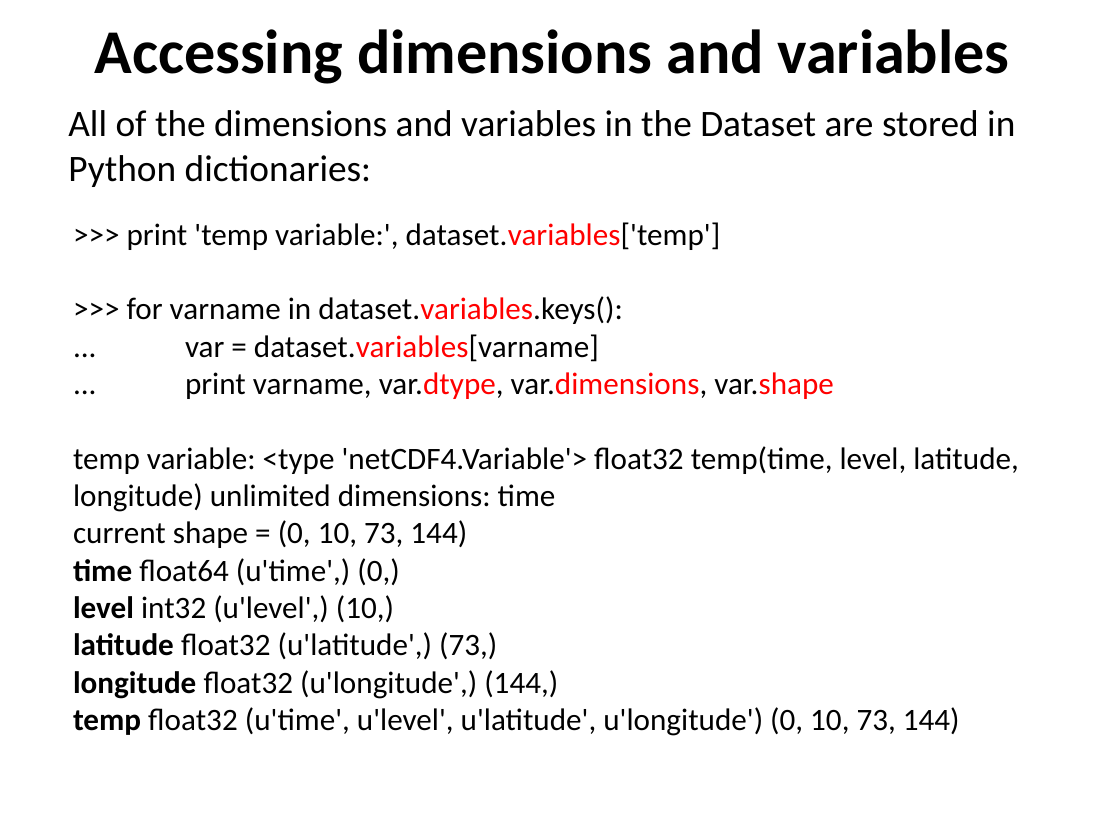
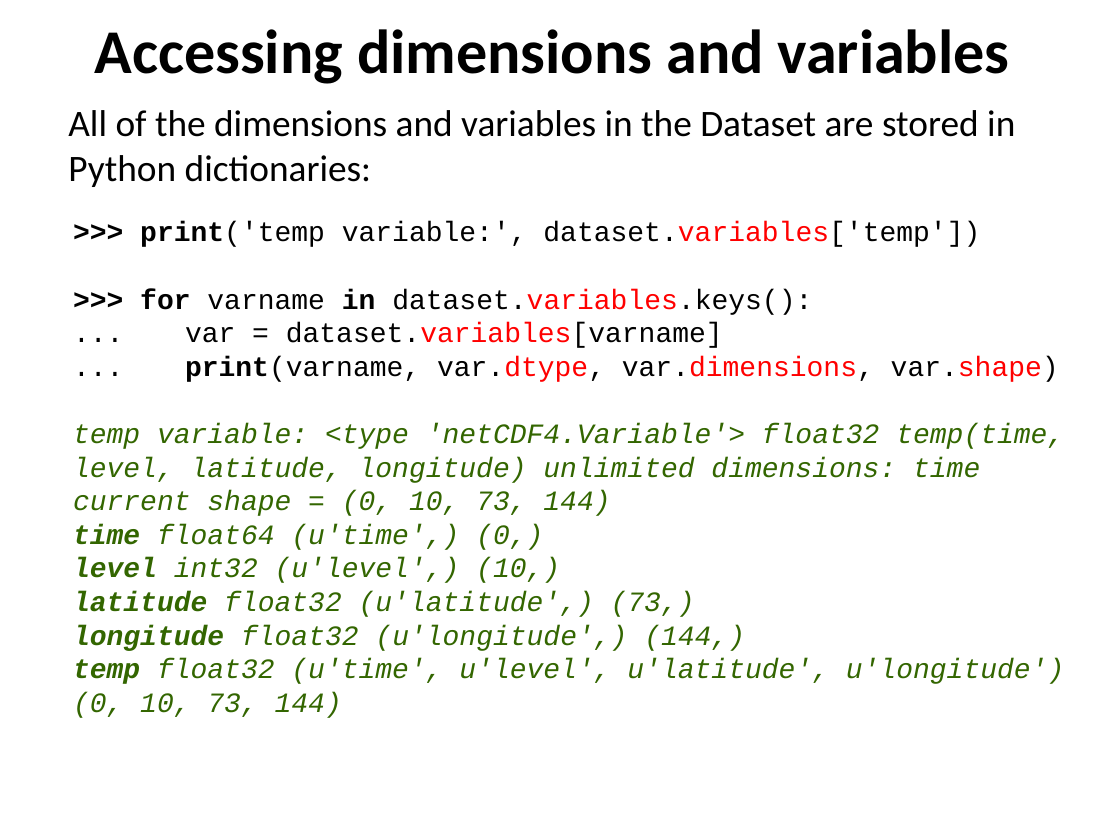
Before and after one commit to ncasuk/ncas-isc, a slide deck: slide 9 of python/presentations/read_write_data/11_create_netcdf_python.ppt. Drawn at 1120x840 pixels with LibreOffice and Linux fonts; fonts in the diff are those of the drawing; background and template pictures are left out. Boxes give left, top, right and bottom in pixels: in the first picture for what was removed or moved away, otherwise in the second. Text is boxed around its words. In the diff, an @@ line names an element or a change of style, - is before the commit and + after.

```diff
--- a/python/presentations/read_write_data/11_create_netcdf_python.ppt
+++ b/python/presentations/read_write_data/11_create_netcdf_python.ppt
@@ text at <box>140,222,980,247</box>: text changed; size 20 to 18 pt; font Calibri to Courier New @@
->>> print 'temp variable:', dataset.variables['temp']
+>>> print('temp variable:', dataset.variables['temp'])
@@ text at <box>73,289,1064,718</box>: size 20 to 18 pt, font Calibri to Courier New in ">>> for varname in dataset.variables.keys():", "... var = dataset.variables[varname]", "temp variable: <type 'netCDF4.Variable'> float32 temp(time,  ...", "current shape = (0, 10, 73, 144)" and 5 more places; bold on in ">>> for in"; text colour #000000 to #336600, italic on in "temp variable: <type 'netCDF4.Variable'> float32 temp(time,  ...", "current shape = (0, 10, 73, 144)", "time float64 (u'time',) (0,)", "level int32 (u'level',) (10,)" and 3 more places @@
@@ text at <box>185,356,1059,382</box>: text changed; size 20 to 18 pt; font Calibri to Courier New @@
-... print varname, var.dtype, var.dimensions, var.shape
+... print(varname, var.dtype, var.dimensions, var.shape)
```
Also in this commit, not shown: 16 other slides changed.
